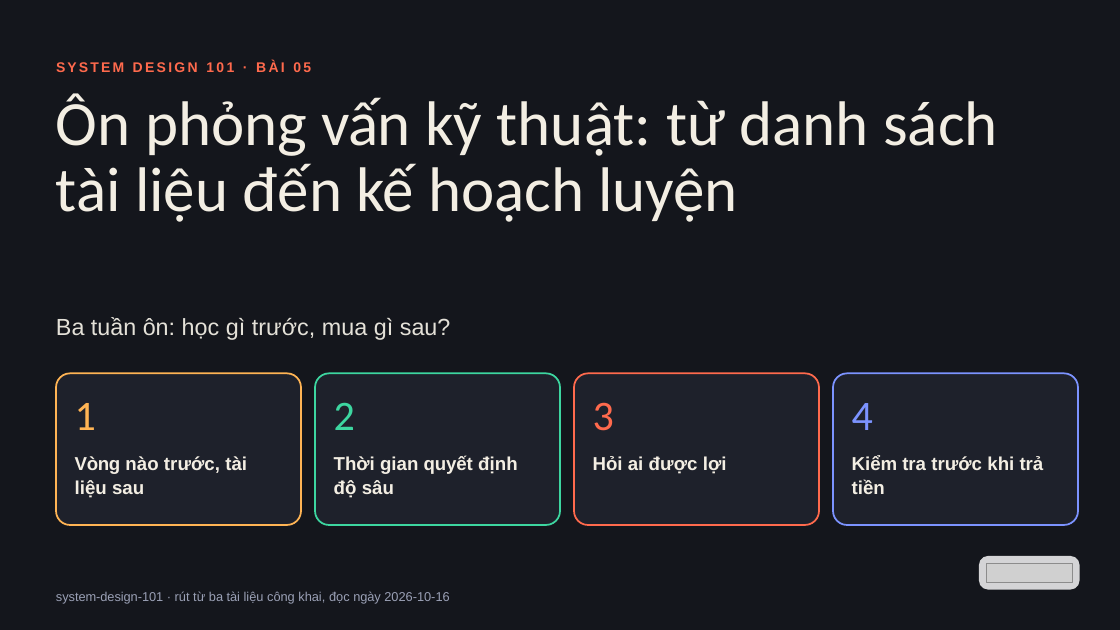
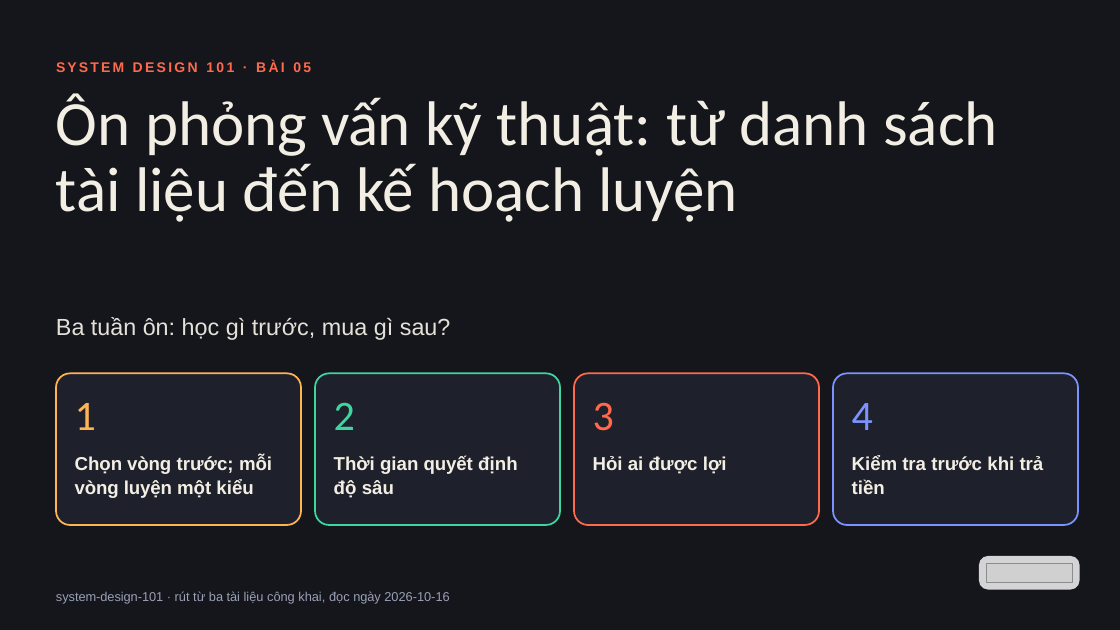
Before and after one commit to vohoailinh90/tool-marketing-studio, a slide deck: slide 1 of system-design-101/vi/lessons/sd-05-005/slides/sd-05-005.pptx. Drawn at 1120x630 pixels with LibreOffice and Linux fonts; fonts in the diff are those of the drawing; grey boxes stand for pictures. Boxes give left, top, right and bottom in pixels: in the first picture for what was removed or moved away, otherwise in the second. Text is boxed around its words. In the diff, an @@ line names an element or a change of style, - is before the commit and + after.

```diff
--- a/system-design-101/vi/lessons/sd-05-005/slides/sd-05-005.pptx
+++ b/system-design-101/vi/lessons/sd-05-005/slides/sd-05-005.pptx
@@ text at (75, 456, 272, 498): text changed @@
-Vòng nào trước, tài liệu sau
+Chọn vòng trước; mỗi vòng luyện một kiểu
```
